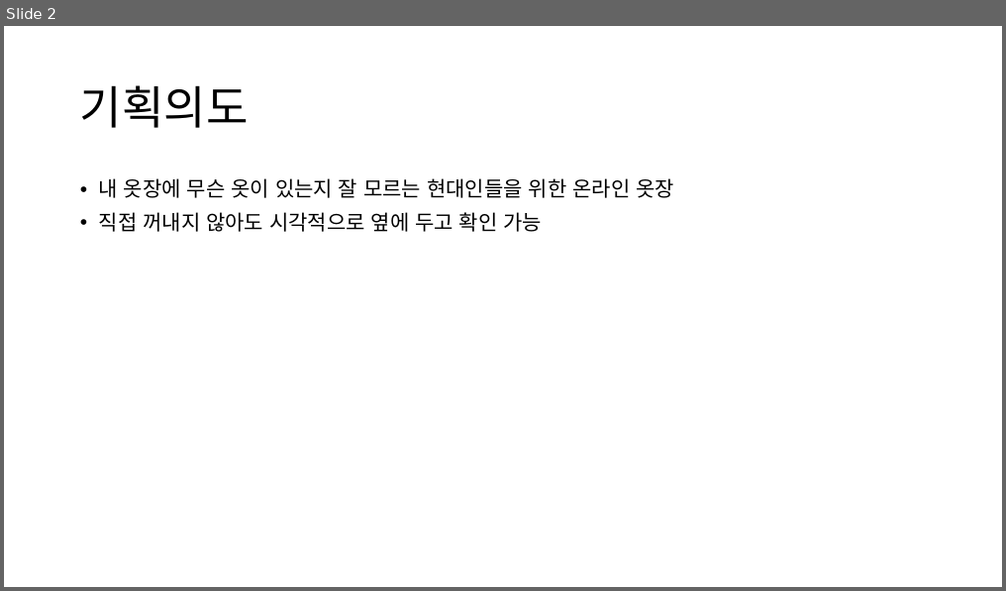
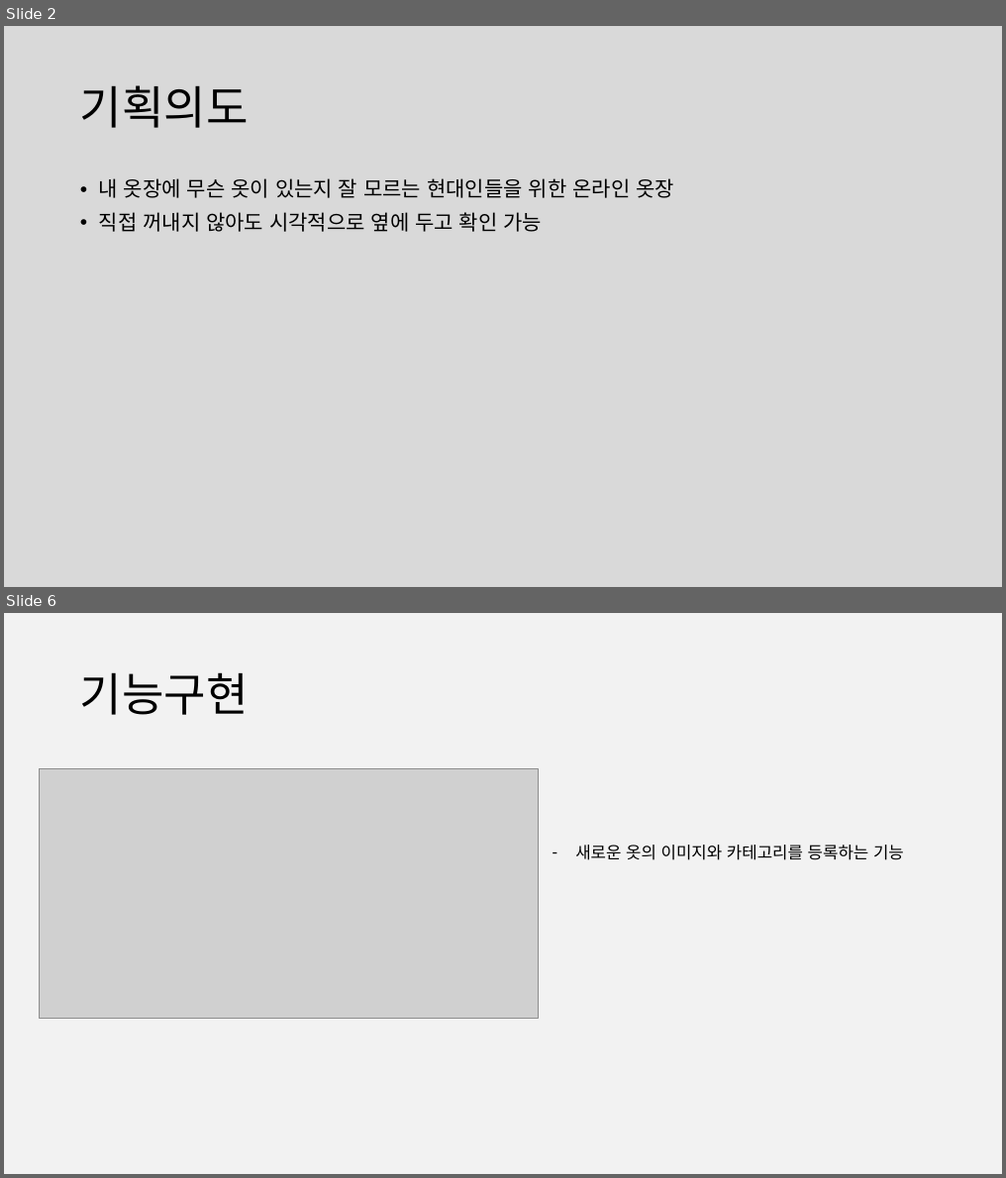
Before and after one commit to hyunsik96/00_OOTD, a slide deck: 기획/OOTD.pptx. Shown one above the other, each under a label of ours: slide 2 before the commit, slides 2 and 6 after it; the slides between them are not shown. The pictures are 1006x591 and 1006x1178 pixels, drawn with LibreOffice and Linux fonts; fonts in the diff are those of the drawing; grey boxes stand for pictures. Boxes give left, top, right and bottom in pixels: in the first picture for what was removed or moved away, otherwise in the second. Text is boxed around its words. In the diff, an @@ line names an element or a change of style, - is before the commit and + after.

Commit message:
1024 오븐 개별 이미지 추가 및 ppt 목업 추가
발표 전 ppt 목업단계

```diff
--- a/기획/OOTD.pptx
+++ b/기획/OOTD.pptx
@@ slide 6 added at box(4, 613, 1002, 1174), background #F2F2F2 @@
@@ title added at box(80, 672, 249, 715), 44 pt, text #000000 @@
+기능구현
@@ picture added at box(40, 768, 539, 1018) @@
@@ text added at box(575, 845, 904, 861), 16 pt, text #000000 @@
+– 새로운 옷의 이미지와 카테고리를 등록하는 기능
@@ slide 2 changed as well @@
@@ background #FFFFFF to #D9D9D9 @@
```
Also in this commit, not shown: 1 other slide changed, 3 other slides added, 1 slide removed, 4 other files.
